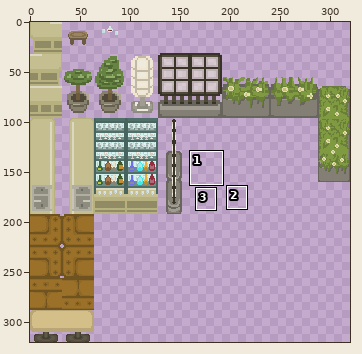
Two states of a sprite sheet, src/Assets/Environment/Assets/Tilemap/tilemap.png. The picture above shows the old version from afar; the outline marks the close-up.
Close-up. First the earlier version:
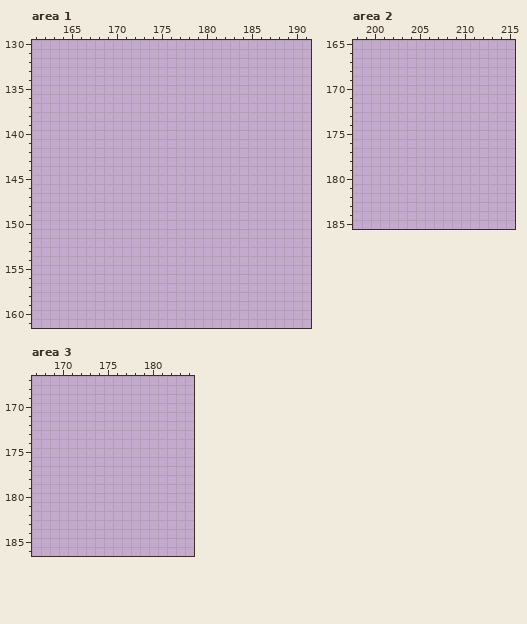
The file is 320x320 pixels. Colours within 5 levels of each other are drawn and written as one. Shown: area 1: x 161..191, y 130..161; area 2: x 198..215, y 165..185; area 3: x 167..184, y 167..186. The commit also changed other parts of the picture, which this record leaves out.
New version:
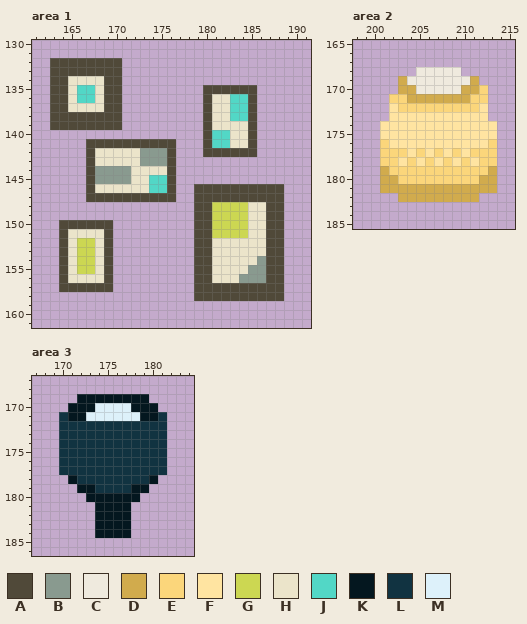
Palette (. is transparent): A #504939  B #899a8f  C #efeade  D #d1ab4d  E #fbd67b  F #ffe4a1  G #ccd752  H #ebe4ca  J #52d7c6  K #04171f  L #113341  M #ddf1fa
What changed:
Changed rows in their new state; - is an unchanged pixel.
Area 1:
first column x 163:
132 AAAAAAAA------------------
133 AAAAAAAA------------------
134 AAHHHHAA------------------
135 AAHJJHAA---------AAAAAA---
136 AAHJJHAA---------AHHJJA---
137 AAHHHHAA---------AHHJJA---
138 AAAAAAAA---------AHHJJA---
139 AAAAAAAA---------AHHHHA---
140 -----------------AJJHHA---
141 ----AAAAAAAAAA---AJJHHA---
142 ----AHHHHHBBBA---AAAAAA---
143 ----AHHHHHBBBA------------
144 ----ABBBBHHHHA------------
145 ----ABBBBHHJJA------------
146 ----AHHHHHHJJA--AAAAAAAAAA
147 ----AAAAAAAAAA--AAAAAAAAAA
148 ----------------AAGGGGHHAA
149 ----------------AAGGGGHHAA
150 -AAAAAA---------AAGGGGHHAA
151 -AHHHHA---------AAGGGGHHAA
152 -AHGGHA---------AAHHHHHHAA
153 -AHGGHA---------AAHHHHHHAA
154 -AHGGHA---------AAHHHHHBAA
155 -AHGGHA---------AAHHHHBBAA
156 -AHHHHA---------AAHHHBBBAA
157 -AAAAAA---------AAAAAAAAAA
158 ----------------AAAAAAAAAA
Area 2:
first column x 201:
168 ----CCCCC----
169 --DCCCCCCCD--
170 --DDCCCCCDDE-
171 -EEDDDDDDDEE-
172 -FEEEEEEEEEF-
173 -FFFFFFFFFFF-
174 FFFFFFFFFFFFF
175 FFFFFFFFFFFFF
176 EFFFFFFFFFFFE
177 EEEFEFEFEFEEE
178 EEFEFEFEFEFEE
179 DEEEEEEEEEEED
180 DDEEEEEEEEEDD
181 DDDDDDDDDDDDD
182 --DDDDDDDDD--
Area 3:
first column x 170:
169 --KKKKKKKK--
170 -KKKMMMMKKK-
171 LKKMMMMMMKKL
172 LLLLLLLLLLLL
173 LLLLLLLLLLLL
174 LLLLLLLLLLLL
175 LLLLLLLLLLLL
176 LLLLLLLLLLLL
177 LLLLLLLLLLLL
178 -KLLLLLLLLK-
179 --KKLLLLKK--
180 ---KKKKKK---
181 ----KKKK----
182 ----KKKK----
183 ----KKKK----
184 ----KKKK----
